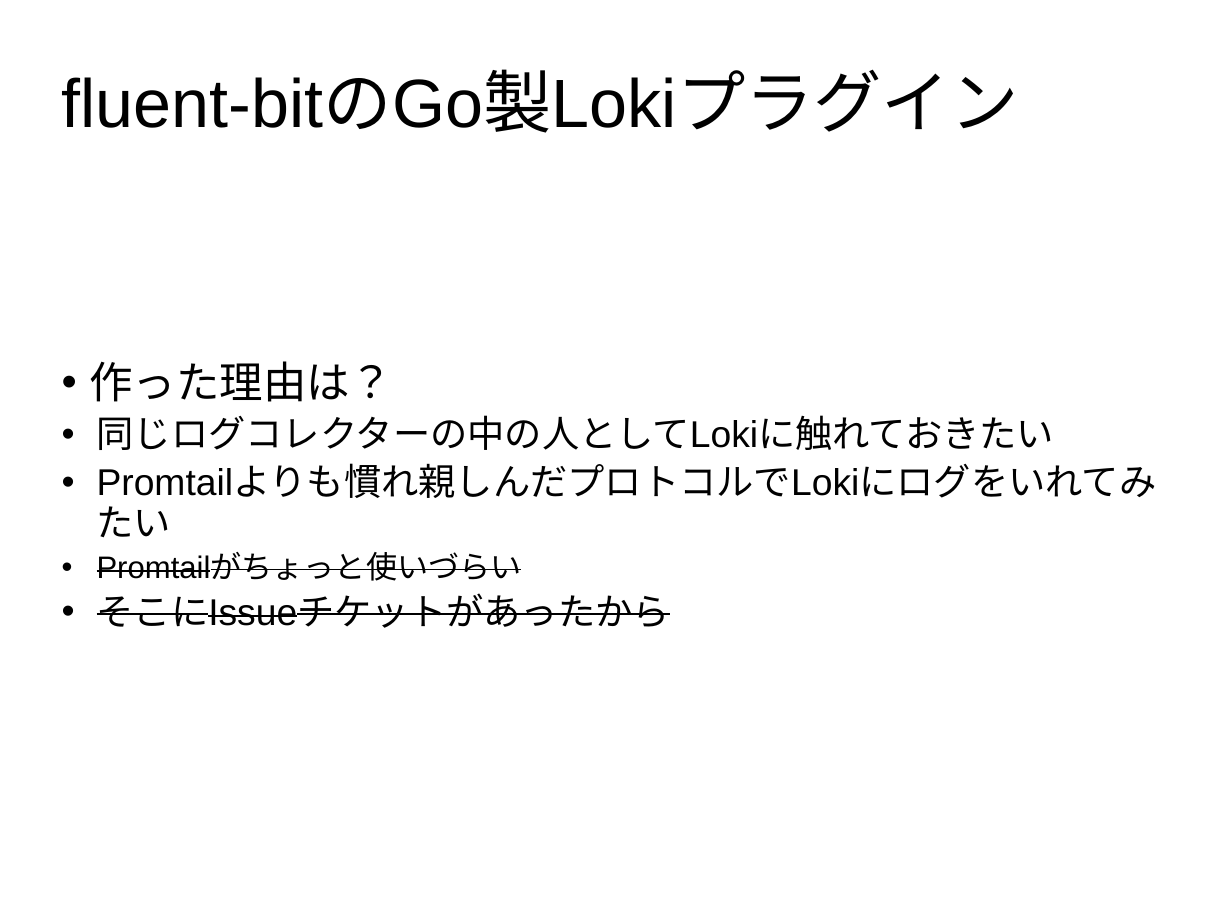
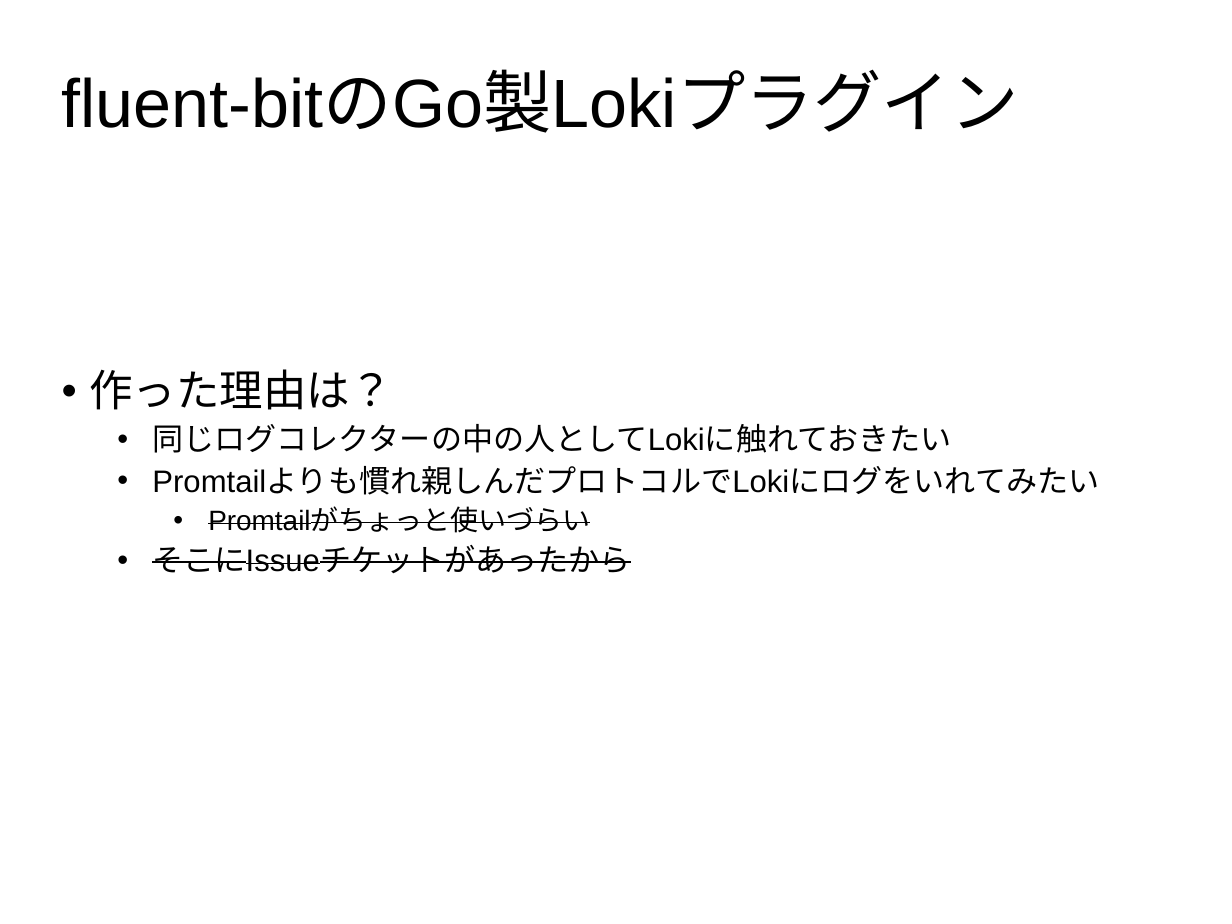
Before and after one commit to cosmo0920/prometheus_meetup_slide_20200115, a slide deck: slide 13 of Prometheus_meetup_slide.pptx. Drawn at 1232x924 pixels with LibreOffice and Linux fonts; fonts in the diff are those of the drawing; background and template pictures are left out. Boxes give left, top, right and bottom in pixels: in the first picture for what was removed or moved away, otherwise in the second. Text is boxed around its words. In the diff, an @@ line names an element or a change of style, - is before the commit and + after.

Commit message:
Update slides

```diff
--- a/Prometheus_meetup_slide.pptx
+++ b/Prometheus_meetup_slide.pptx
@@ subtitle "作った理由は？": place and size @@
-subtitle "作った理由は？" at (90,361,1055,628)
+subtitle "作った理由は？" at (90,369,1099,574)
@@ subtitle at (152,424,1099,574): size 24 to 20 pt in "同じログコレクターの中の人としてLokiに触れておきたい", "Promtailよりも慣れ親しんだプロトコルでLokiにログをいれてみたい", "そこにIssueチケットがあったから"; size 20 to 18 pt in "Promtailがちょっと使いづらい"; list level 2 to 3 in "同じログコレクターの中の人としてLokiに触れておきたい"; list level 2 to 3 in "Promtailよりも慣れ親しんだプロトコルでLokiにログをいれてみたい"; list level 3 to 5 in "Promtailがちょっと使いづらい"; list level 2 to 3 in "そこにIssueチケットがあったから" @@
```
Also in this commit, not shown: 3 other slides changed.
